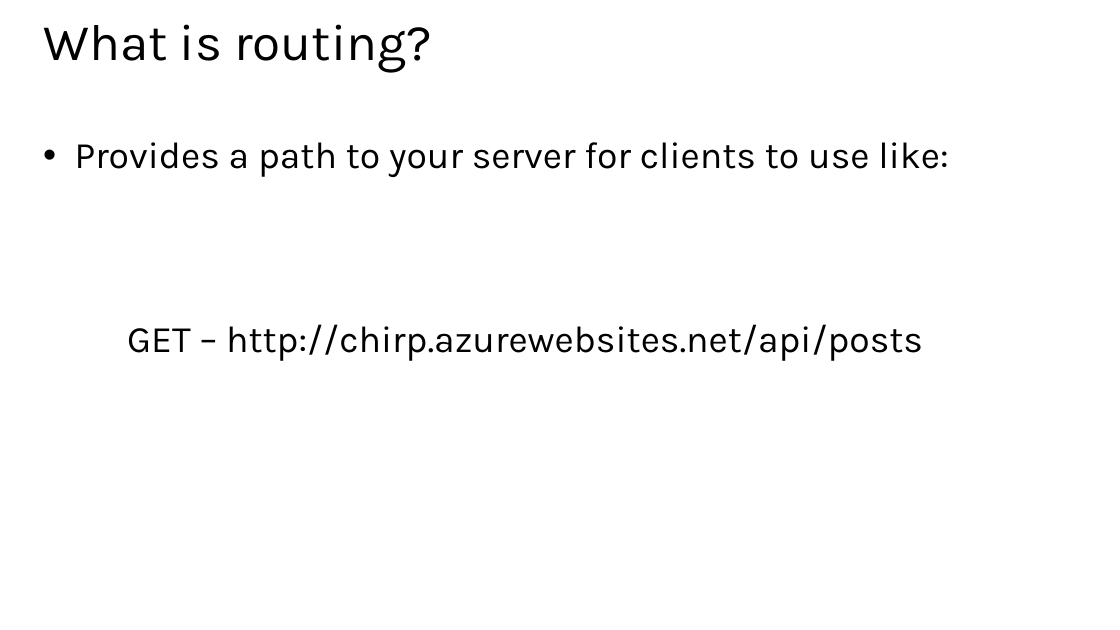
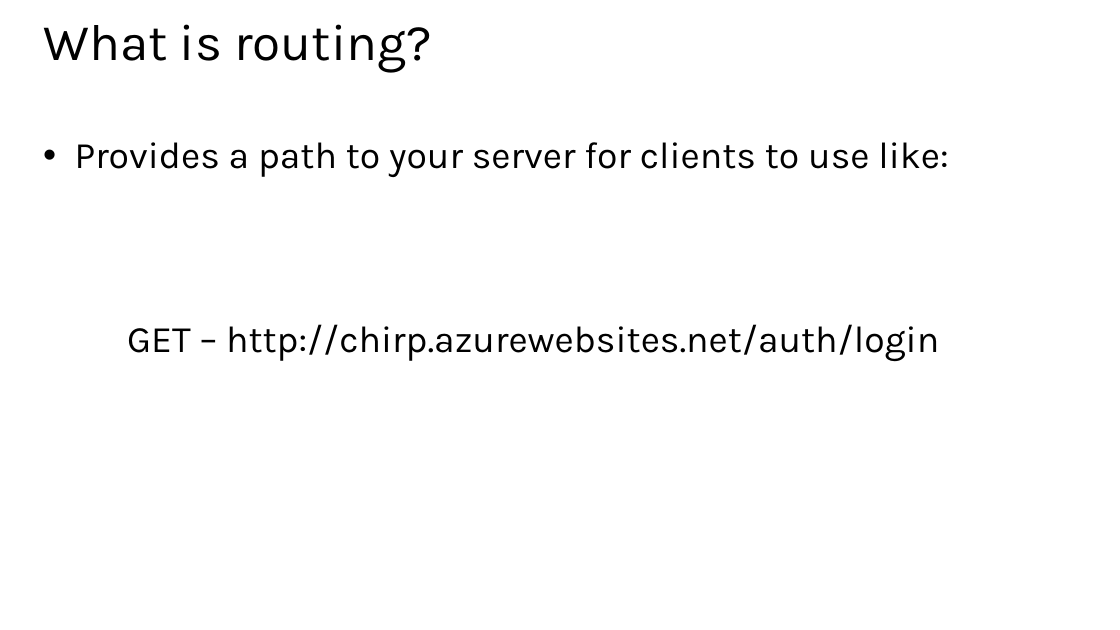
Before and after one commit to hwz/chirp, a slide deck: slide 13 of slides/module3.pptx (slide 11 before the commit). Drawn at 1120x630 pixels with LibreOffice and Linux fonts; fonts in the diff are those of the drawing. Boxes give left, top, right and bottom in pixels: in the first picture for what was removed or moved away, otherwise in the second. Text is boxed around its words. In the diff, an @@ line names an element or a change of style, - is before the commit and + after.

```diff
--- a/slides/module3.pptx
+++ b/slides/module3.pptx
@@ text at (x1=127, y1=324, x2=939, y2=362): text changed @@
-GET – http://chirp.azurewebsites.net/api/posts
+GET – http://chirp.azurewebsites.net/auth/login
```
Also in this commit, not shown: 5 slides added, 2 other files.
